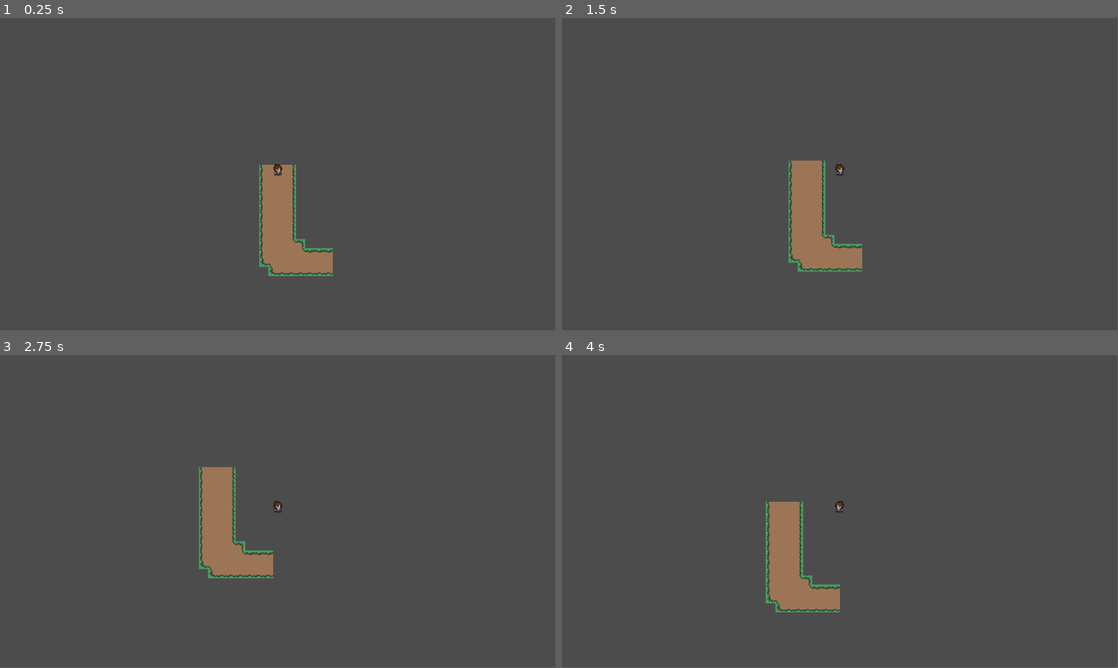
Above: before the commit, frames 1-4 (two rows, left to right).
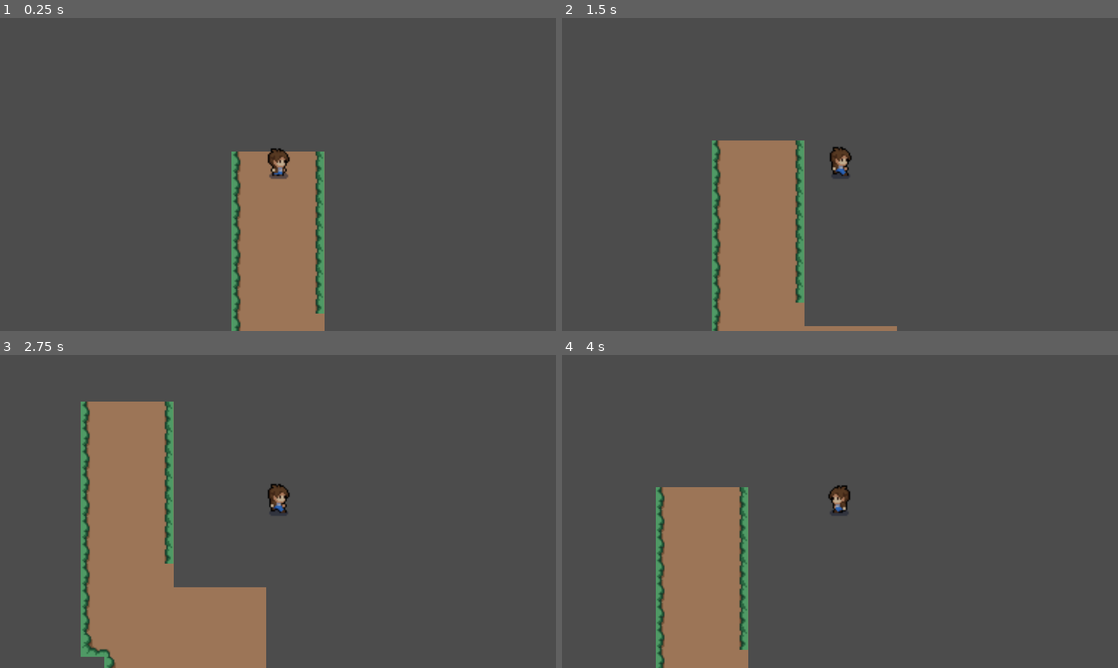
Above: after the commit, the same moments.

Repository: Zo0mbi/Top_Down
Game: Godot game, scene res://Scenes/Main.tscn
Same seed, same stepped clock (60 frames per second), same inputs: the game is played once before the commit and once after it.
Inputs:
- Up to frame 1 (0.25 s): no input
- Up to frame 2 (1.5 s): hold D (player_right) 0.53-1.28 s; hold Space (player_attaque, bound only after the commit) 0.53-1.28 s; hold S (player_down) from 1.28 s (still down); tap Space (player_attaque, bound only after the commit) at 1.35 s
- Up to frame 3 (2.75 s): release S (player_down) at 2.03 s; hold D (player_right) from 2.03 s (still down); hold Space (player_attaque, bound only after the commit) from 2.03 s (still down)
- Up to frame 4 (4 s): release D (player_right) at 2.78 s; release Space (player_attaque, bound only after the commit) at 2.78 s; hold W (player_up) 2.78-3.53 s; tap Space (player_attaque, bound only after the commit) at 2.85 s; hold A (player_left) from 3.53 s (still down); hold Space (player_attaque, bound only after the commit) from 3.53 s (still down)
The window is 799x449 before the commit and 800x450 after it. Grey fills any space a smaller window leaves; there, only what the larger window draws over its background counts as a difference.

The runs differ from the first frame. In frame 1, 7.7% of the frame differs, in the area x 41-60%, y 41-100%; in frame 2, 12%; in frame 3, 22%, in the area x 14-53%, y 14-100%; in frame 4, 13%.

Commit message:
Prepare a push

Diff:
--- a/Scenes/Joueur.tscn
+++ b/Scenes/Joueur.tscn
@@ -1,10 +1,30 @@
-[gd_scene load_steps=17 format=2]
+[gd_scene load_steps=21 format=2]
 
 [ext_resource path="res://Assets/mysticWood/mystic_woods_free_v0.2/sprites/characters/player.png" type="Texture" id=1]
 [ext_resource path="res://Scripts/Joueur.gd" type="Script" id=2]
 
 [sub_resource type="RectangleShape2D" id=1]
 extents = Vector2( 4, 2.75 )
+
+[sub_resource type="AtlasTexture" id=15]
+flags = 4
+atlas = ExtResource( 1 )
+region = Rect2( 0, 96, 48, 48 )
+
+[sub_resource type="AtlasTexture" id=16]
+flags = 4
+atlas = ExtResource( 1 )
+region = Rect2( 48, 96, 48, 48 )
+
+[sub_resource type="AtlasTexture" id=17]
+flags = 4
+atlas = ExtResource( 1 )
+region = Rect2( 96, 96, 48, 48 )
+
+[sub_resource type="AtlasTexture" id=18]
+flags = 4
+atlas = ExtResource( 1 )
+region = Rect2( 144, 96, 48, 48 )
 
 [sub_resource type="AtlasTexture" id=2]
 flags = 4
@@ -68,6 +88,11 @@
 
 [sub_resource type="SpriteFrames" id=14]
 animations = [ {
+"frames": [ SubResource( 15 ), SubResource( 16 ), SubResource( 17 ), SubResource( 18 ) ],
+"loop": true,
+"name": "Attaque",
+"speed": 5.0
+}, {
 "frames": [ SubResource( 2 ), SubResource( 3 ), SubResource( 4 ), SubResource( 5 ), SubResource( 6 ), SubResource( 7 ) ],
 "loop": true,
 "name": "Run",
@@ -87,10 +112,10 @@
 
 [node name="AnimatedSprite" type="AnimatedSprite" parent="."]
 frames = SubResource( 14 )
-frame = 4
 playing = true
 offset = Vector2( 0, -16 )
 
 [node name="Camera2D" type="Camera2D" parent="."]
+visible = false
 current = true
-zoom = Vector2( 0.5, 0.5 )
+zoom = Vector2( 0.3, 0.3 )
--- a/Scenes/Niveau.tscn
+++ b/Scenes/Niveau.tscn
@@ -31,8 +31,9 @@
 [node name="TileMap" type="TileMap" parent="."]
 tile_set = SubResource( 1 )
 cell_size = Vector2( 16, 16 )
+centered_textures = true
 format = 1
-tile_data = PoolIntArray( 0, 0, 65537, 1, 0, 65538, 2, 0, 65 …(475 unchanged characters)… 65538, 458754, 0, 65538, 458755, 0, 65539, 524288, 0, 65537, 524289, 0, 65538, 524290, 0, 65538, 524291, 0, 65540, 524292, 0, 3, 589824, 0, 65537, 589825, 0, 65538, 589826, 0, 65538, 589827, 0, 65538, 589828, 0, 65540, 589829, 0, 2, 589830, 0, 2, 589831, 0, 2, 655360, 0, 131073, 655361, 0, 5, 65536 …(236 unchanged characters)…
+tile_data = PoolIntArray( 0, 0, 65537, 1, 0, 65538, 2, 0, 65 …(475 unchanged characters)… 65538, 458754, 0, 65538, 458755, 0, 65538, 524288, 0, 65537, 524289, 0, 65538, 524290, 0, 65538, 524291, 0, 65538, 524292, 0, 65538, 524293, 0, 65538, 524294, 0, 65538, 524295, 0, 65538, 589824, 0, 65537, 589825, 0, 65538, 589826, 0, 65538, 589827, 0, 65538, 589828, 0, 65538, 589829, 0, 65538, 589830, 0, 65538, 589831, 0, 65538, 655360, 0, 131073, 655361, 0, 5, 65536 …(236 unchanged characters)…
 
 [node name="KinematicBody2D" parent="." instance=ExtResource( 2 )]
 position = Vector2( 32, 16 )
--- a/Scripts/Joueur.gd
+++ b/Scripts/Joueur.gd
@@ -6,27 +6,41 @@
 
 var velocity = Vector2()
 
-###Methode pour sortir les inputs du joueurs
+onready var _animated_sprite = $AnimatedSprite
+
+#Methode pour sortir les inputs du joueurs
 func get_input():
 	var input = Vector2()
 	if Input.is_action_pressed('player_right'):
 		input.x += 1
-		$AnimatedSprite.scale.x=1
 	if Input.is_action_pressed('player_left'):
-		input.x -= 1
-		$AnimatedSprite.scale.x=-1
+		input.x += -1
 	if Input.is_action_pressed('player_down'):
 		input.y += 1
 	if Input.is_action_pressed('player_up'):
 		input.y -= 1
 	return input
 
+func _process(delta):
+	player_manager()
 
 func _physics_process(_delta):
 	#Sert a normaliser le mouvement ainsi que de mettre un simili effet de continuiter du mouvement sur un arret.
+	#Modifie l'animation dependament du mouvement.
 	var direction = get_input()
 	if direction.length() > 0:
 		velocity = lerp(velocity, direction.normalized() * speed, acceleration)
+		_animated_sprite.play("Run")
 	else:
 		velocity = lerp(velocity, Vector2.ZERO, friction)
+		_animated_sprite.play("default")
+		if Input.is_action_pressed('player_attaque'):
+			_animated_sprite.play("Attaque")
 	velocity = move_and_slide(velocity)
+
+
+func player_manager():
+	if Input.is_action_pressed('player_right'):
+		_animated_sprite.scale.x=1
+	if Input.is_action_pressed('player_left'):
+		_animated_sprite.scale.x=-1
--- a/project.godot
+++ b/project.godot
@@ -16,8 +16,8 @@
 
 [display]
 
-window/size/width=1920
-window/size/height=1080
+window/size/width=1280
+window/size/height=720
 
 [gui]
 
@@ -45,6 +45,11 @@
 "events": [ Object(InputEventKey,"resource_local_to_scene":false,"resource_name":"","device":0,"alt":false,"shift":false,"control":false,"meta":false,"command":false,"pressed":false,"scancode":0,"physical_scancode":68,"unicode":0,"echo":false,"script":null)
  ]
 }
+player_attaque={
+"deadzone": 0.5,
+"events": [ Object(InputEventKey,"resource_local_to_scene":false,"resource_name":"","device":0,"alt":false,"shift":false,"control":false,"meta":false,"command":false,"pressed":false,"scancode":0,"physical_scancode":32,"unicode":0,"echo":false,"script":null)
+ ]
+}
 
 [physics]
 
